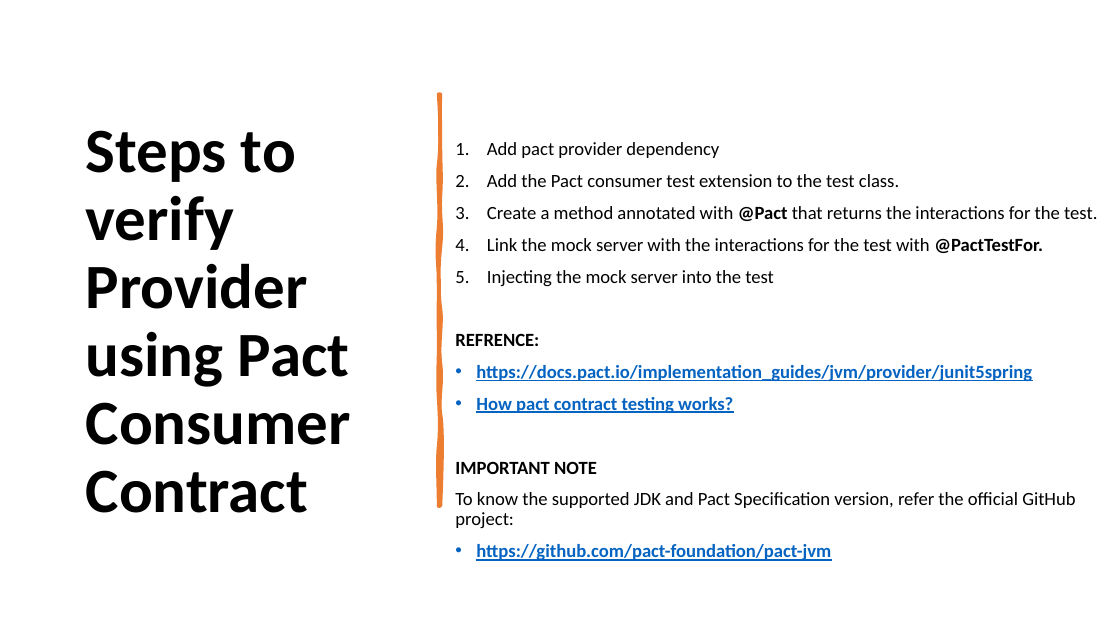
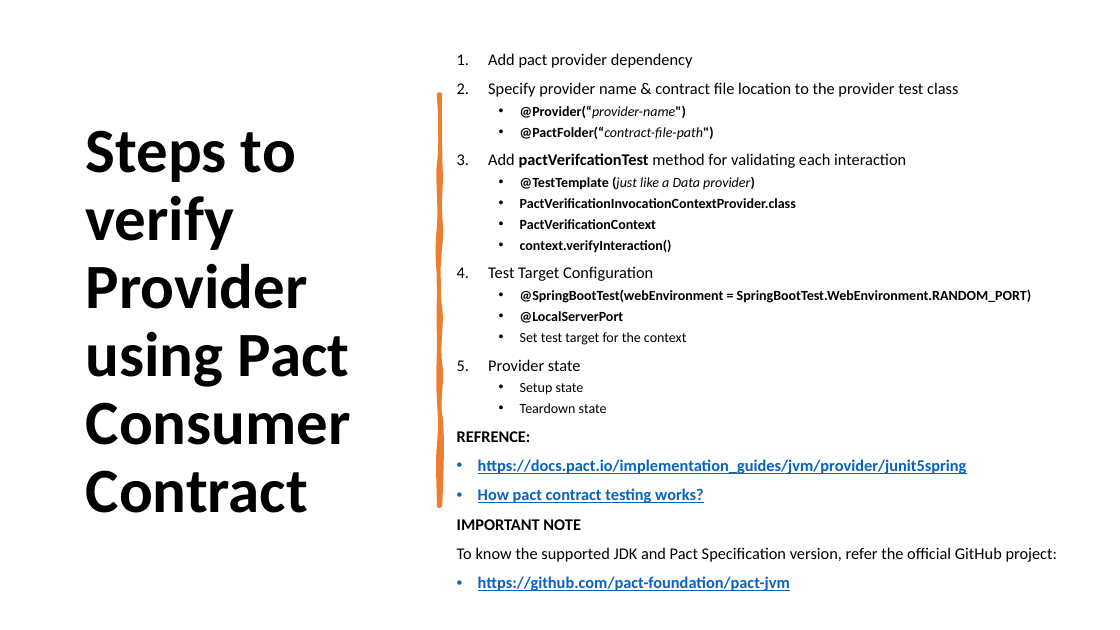
Before and after one commit to Kiranmoy/SpringBootRestService, a slide deck: slide 25 of setup-guide/Hands-on Pact.pptx. Drawn at 1120x630 pixels with LibreOffice and Linux fonts; fonts in the diff are those of the drawing. Boxes give left, top, right and bottom in pixels: in the first picture for what was removed or moved away, otherwise in the second. Text is boxed around its words. In the diff, an @@ line names an element or a change of style, - is before the commit and + after.

Commit message:
added session 4 slides content

```diff
--- a/setup-guide/Hands-on Pact.pptx
+++ b/setup-guide/Hands-on Pact.pptx
@@ text "Add pact provider dependency" moved from (x1=455, y1=142, x2=1097, y2=561) to (x1=457, y1=53, x2=1057, y2=591) @@
@@ text at (x1=457, y1=53, x2=1057, y2=591): size 16 to 14 pt in "Add pact provider dependency", "REFRENCE:", "https://docs.pact.io/implementation_guides/jvm/provider/juni ...", "How pact contract testing works?" and 3 more places @@
@@ text at (x1=488, y1=82, x2=1031, y2=413): text changed; size 16 to 12 pt; bold on @@
-2. Add the Pact consumer test extension to the test class.
-3. Create a method annotated with @Pact that returns the interactions for the test.
-4. Link the mock server with the interactions for the test with @PactTestFor.
-5. Injecting the mock server into the test
+2. Specify provider name & contract file location to the provider test class
+  • @Provider(“provider-name")
+  • @PactFolder(“contract-file-path")
+3. Add pactVerifcationTest method for validating each interaction
+  • @TestTemplate (just like a Data provider)
+  • PactVerificationInvocationContextProvider.class
+  • PactVerificationContext
+  • context.verifyInteraction()
+4. Test Target Configuration
+  • @SpringBootTest(webEnvironment = SpringBootTest.WebEnvironment.RANDOM_PORT)
+  • @LocalServerPort
+  • Set test target for the context
+5. Provider state
+  • Setup state
+  • Teardown state
```
